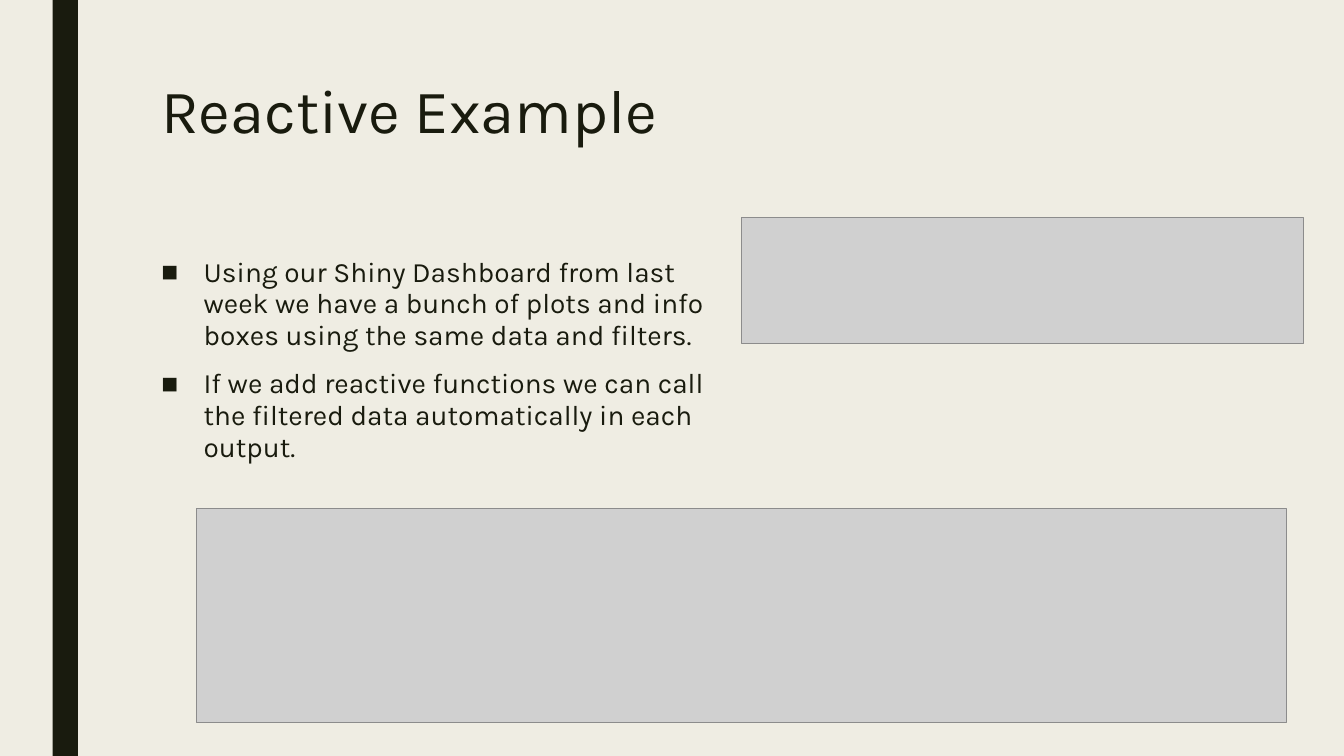
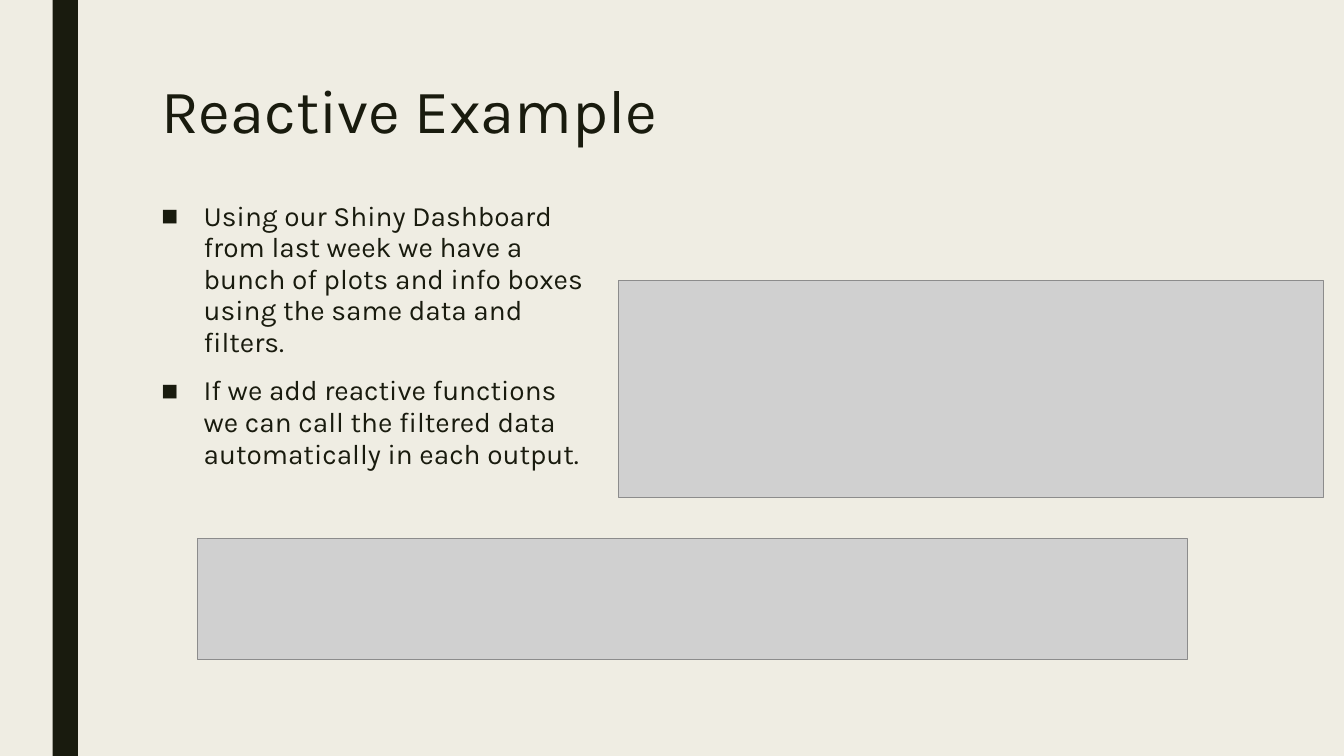
Before and after one commit to RforOperations2018/Class_4, a slide deck: slide 22 of Class_4.pptx. Drawn at 1344x756 pixels with LibreOffice and Linux fonts; fonts in the diff are those of the drawing; grey boxes stand for pictures. Boxes give left, top, right and bottom in pixels: in the first picture for what was removed or moved away, otherwise in the second. Text is boxed around its words. In the diff, an @@ line names an element or a change of style, - is before the commit and + after.

Commit message:
Inputs examples

```diff
--- a/Class_4.pptx
+++ b/Class_4.pptx
@@ text "Using our Shiny Dashboard from ..." rewrapped from (x1=204, y1=262, x2=704, y2=464) to (x1=204, y1=206, x2=582, y2=471) @@
@@ picture removed at (x1=742, y1=218, x2=1305, y2=344) @@
@@ picture added at (x1=619, y1=281, x2=1325, y2=498) @@
@@ picture resized from (x1=197, y1=509, x2=1288, y2=723) to (x1=198, y1=539, x2=1188, y2=659) @@
```
Also in this commit, not shown: 1 other slide changed, 2 slides added, 3 other files.
